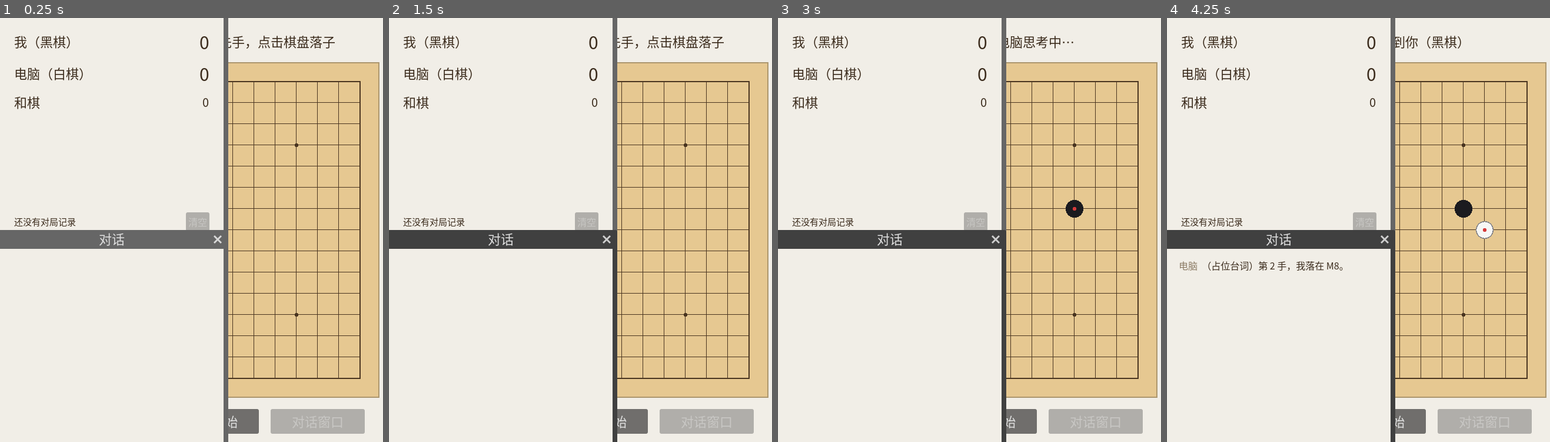
Above: before the commit, frames 1-4 (left to right).
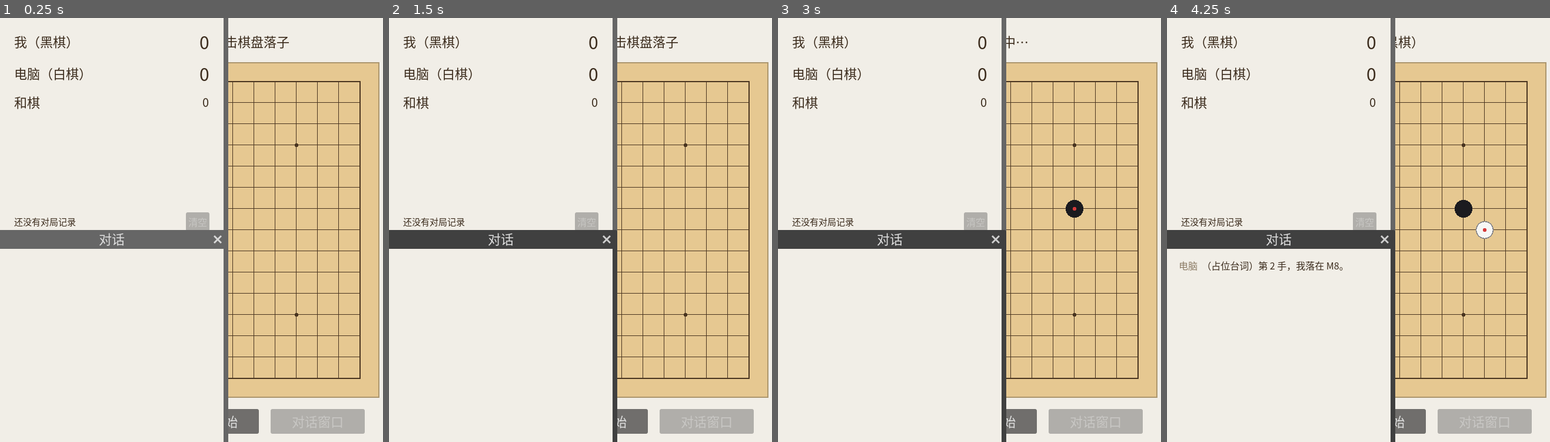
Above: after the commit, the same moments.

Repository: lyl-66/Self-Talk-Five-In-A-Row
Game: Godot game, scene res://main.tscn
The game is run twice, just before and just after one commit, with the same random seed, the same clock (stepped at 60 frames per second) and the same inputs.
Inputs (mouse positions are in pixels of both pictures, inside the frame that each line leads up to):
- Up to frame 1 (0.25 s): no input
- Up to frame 2 (1.5 s): click "重新开始" at 0.5 s; click "重新开始" at 1.25 s
- Up to frame 3 (3 s): click "重新开始" at 2 s; tap Enter at 2.75 s; move the mouse to (1084, 208) at 2.77 s; click (1084, 208) at 2.92 s
- Up to frame 4 (4.25 s): tap Space at 3.5 s; move the mouse to (1293, 251) at 3.52 s; click (1293, 251) at 3.67 s

The runs differ from the first frame. In frame 1, 0.4% of the frame differs, in the area x 59-88%, y 4-8%; in frame 2, 0.4%; in frame 3, 0.2%; in frame 4, 0.2%.

Commit message:
状态文字调回窗口正中
之前为了让开棋盘左上角的「设置」按钮，把状态行的范围从 20..700 收成 176..700，
居中点跟着从窗口中心 360 偏到了 438，看起来就偏右。改回整行居中。
实测最长的一条提示（禁手判罚 217px）左边缘在 252，离按钮右边缘 164 还很远，不会压字。

Diff:
--- a/main.tscn
+++ b/main.tscn
@@ -14,7 +14,7 @@
 script = ExtResource("2_board")
 
 [node name="Status" type="Label" parent="." unique_id=1693984677]
-offset_left = 176.0
+offset_left = 20.0
 offset_top = 18.0
 offset_right = 700.0
 offset_bottom = 62.0
